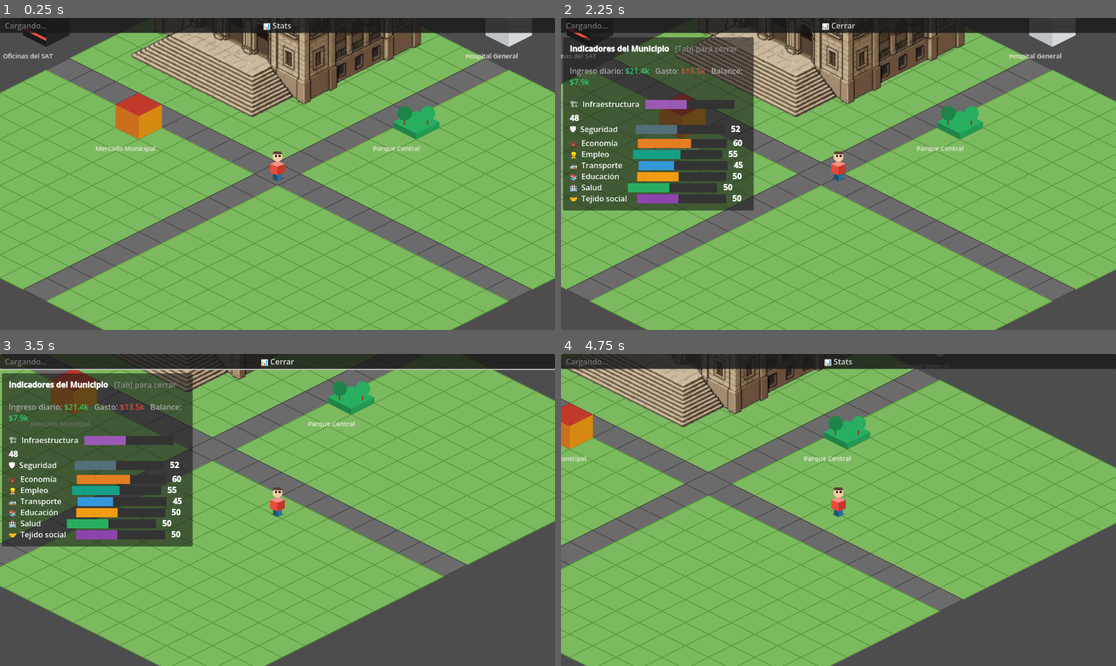
Above: before the commit, frames 1-4 (two rows, left to right).
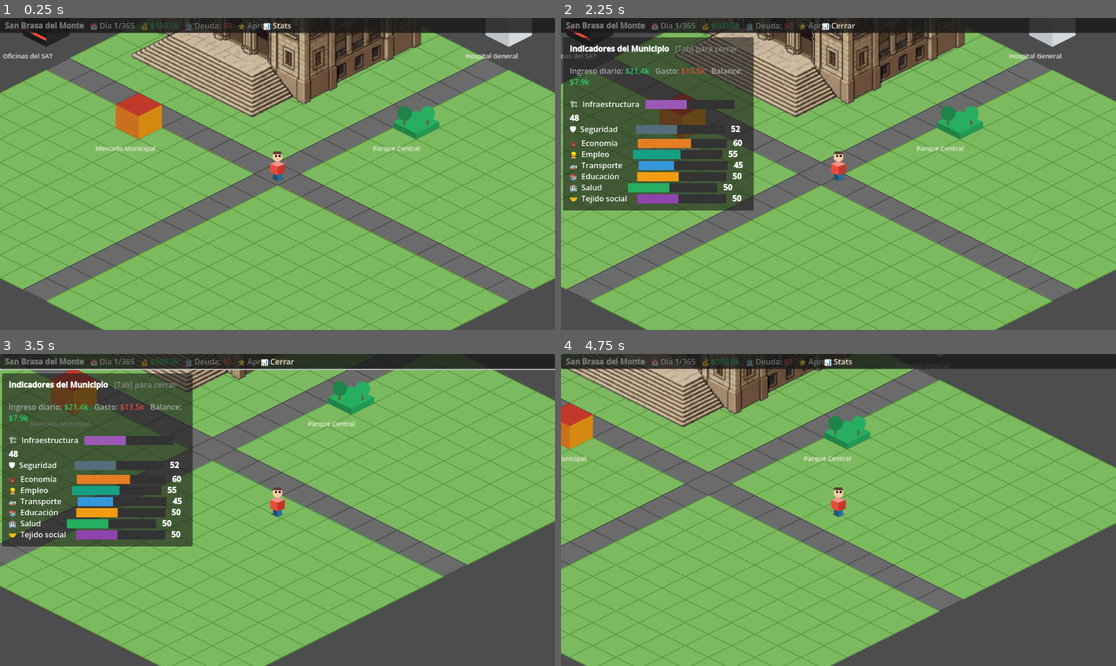
Above: after the commit, the same moments.

Repository: Edmex22/JUEGO-DEL-bajiO
Game: Godot game, scene res://main.tscn
Two runs of this game, one before a commit and one after it. Both use one fixed random seed, a clock stepped at 60 frames per second and the inputs below. The engine's default icon, where the game draws it, is replaced by a stand-in: a white triangle on a blue panel in a dark square.
Inputs (mouse positions are in pixels of both pictures, inside the frame that each line leads up to):
- Up to frame 1 (0.25 s): no input
- Up to frame 2 (2.25 s): click "📊 Stats" at 0.5 s; click "📊 Cerrar" at 1.25 s; tap Enter (ui_accept) at 2 s; move the mouse to (960, 158) at 2.02 s; hold D (move_right) from 2.03 s (still down); tap E (interact) at 2.1 s; click (960, 158) at 2.17 s
- Up to frame 3 (3.5 s): tap Enter (ui_accept) at 2.27, 3.02 s; move the mouse to (166, 525) at 2.77 s; release D (move_right) at 2.78 s; hold S (move_down) from 2.78 s (still down); tap Tab at 2.85 s
- Up to frame 4 (4.75 s): move the mouse to (894, 441) at 3.52 s; release S (move_down) at 3.53 s; hold D (move_right) 3.53-4.28 s; tap E (interact) at 3.6 s; move the mouse to (810, 572) at 4.27 s; hold W (move_up) from 4.28 s (still down); tap Tab at 4.35 s; click (810, 572) at 4.42 s; tap Enter (ui_accept) at 4.52 s

The runs differ from the first frame. In frame 1, 0.4% of the frame differs, in the area x 0-53%, y 1-5%; in frame 2, 0.4%; in frame 3, 0.4%; in frame 4, 0.4%.
Error before the commit: Invalid assignment of property or key 'text' with value of type 'String' on a base object of type 'null instance'. (res://scripts/hud.gd:38)

Commit message:
fix: path incorrecto de TopLabel en HUD (faltaba /HBox/)
Co-Authored-By: Claude Opus 4.8 <noreply@anthropic.com>
Claude-Session: https://claude.ai/code/session_013ABLjw4tJ4gWc96d8ikdtv

Diff:
--- a/scripts/hud.gd
+++ b/scripts/hud.gd
@@ -1,6 +1,6 @@
 extends CanvasLayer
 
-@onready var barra_top: RichTextLabel = $BarraTop/MarginContainer/TopLabel
+@onready var barra_top: RichTextLabel   = $BarraTop/MarginContainer/HBox/TopLabel
 @onready var panel_stats: Panel       = $PanelStats
 @onready var stats_label: RichTextLabel = $PanelStats/MarginContainer/StatsLabel
 @onready var btn_toggle: Button       = $BarraTop/BtnStats
